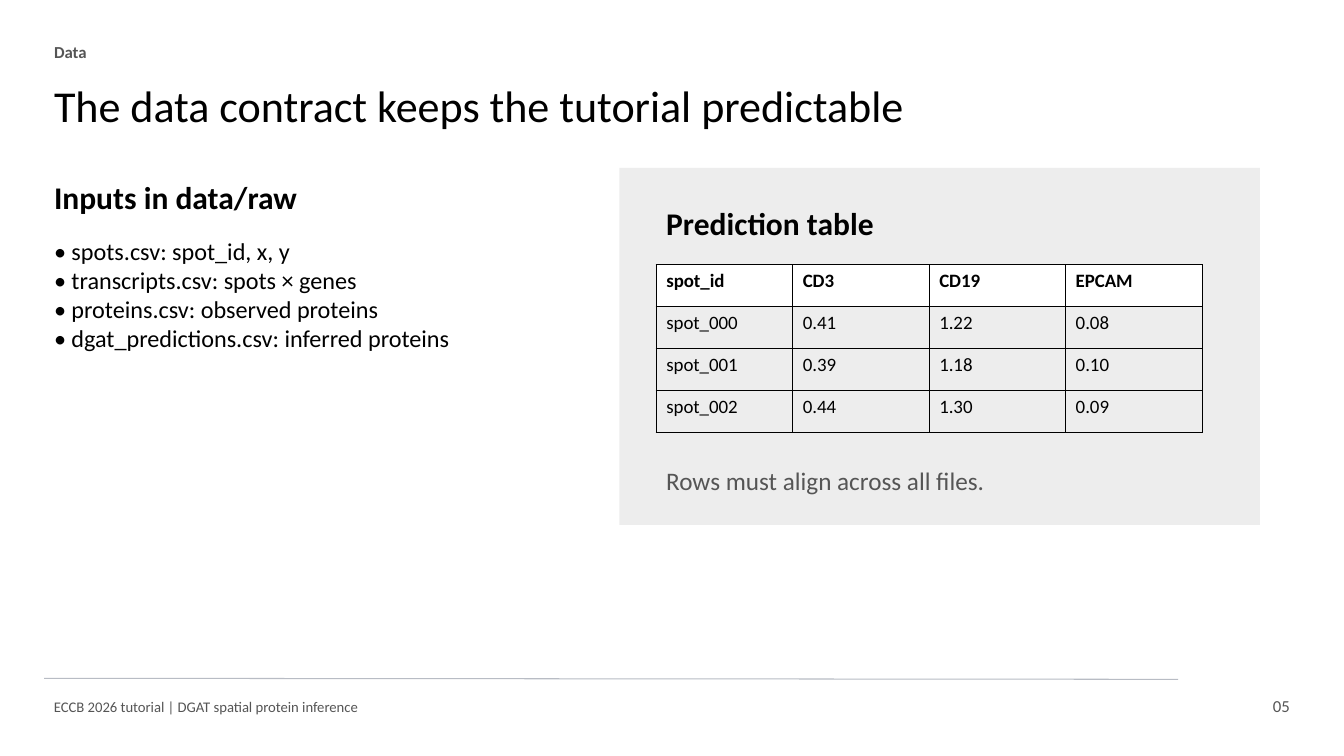
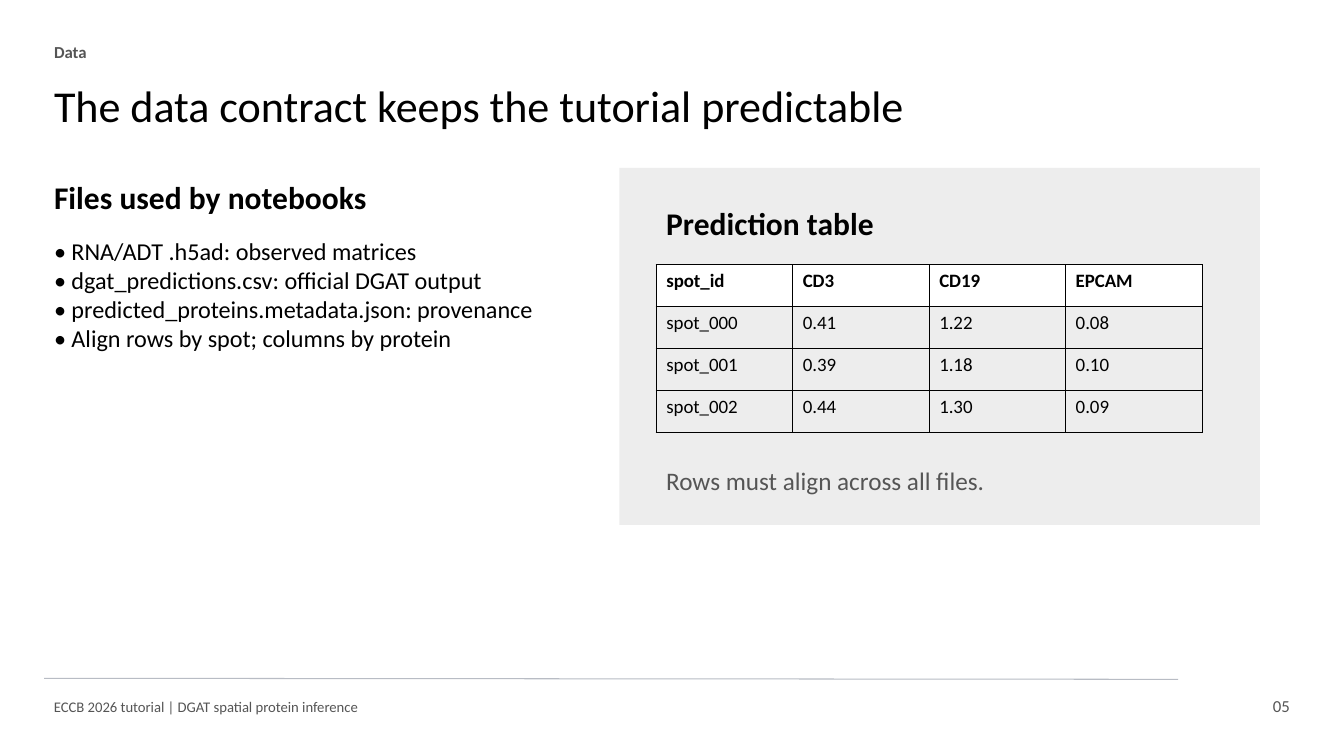
Before and after one commit to osmanbeyoglulab/ECCB-2026-Tutorial, a slide deck: slide 5 of outputs/eccb_2026_dgat_tutorial_slides.pptx. Drawn at 1344x756 pixels with LibreOffice and Linux fonts; fonts in the diff are those of the drawing. Boxes give left, top, right and bottom in pixels: in the first picture for what was removed or moved away, otherwise in the second. Text is boxed around its words. In the diff, an @@ line names an element or a change of style, - is before the commit and + after.

Commit message:
Address tutorial setup and DGAT evaluation feedback

```diff
--- a/outputs/eccb_2026_dgat_tutorial_slides.pptx
+++ b/outputs/eccb_2026_dgat_tutorial_slides.pptx
@@ text at <box>54,187,367,214</box>: text changed @@
-Inputs in data/raw
+Files used by notebooks
@@ text at <box>71,243,532,351</box>: text changed @@
-• spots.csv: spot_id, x, y
-• transcripts.csv: spots × genes
-• proteins.csv: observed proteins
-• dgat_predictions.csv: inferred proteins
+• RNA/ADT .h5ad: observed matrices
+• dgat_predictions.csv: official DGAT output
+• predicted_proteins.metadata.json: provenance
+• Align rows by spot; columns by protein
```
Also in this commit, not shown: 7 other slides changed, 18 other files.
